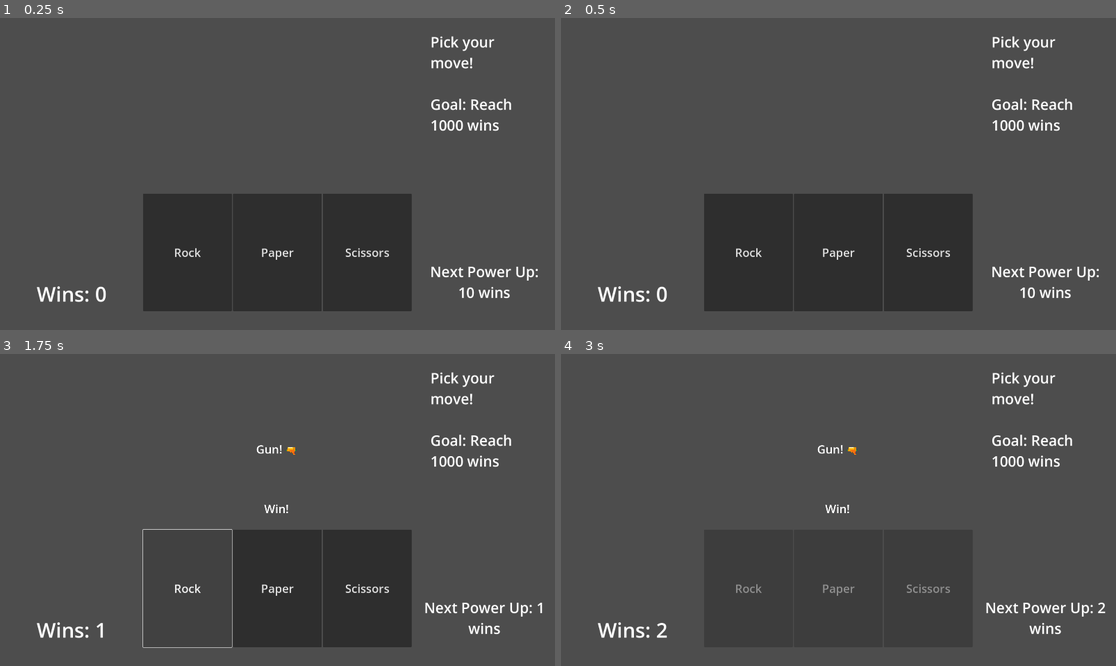
Above: before the commit, frames 1-4 (two rows, left to right).
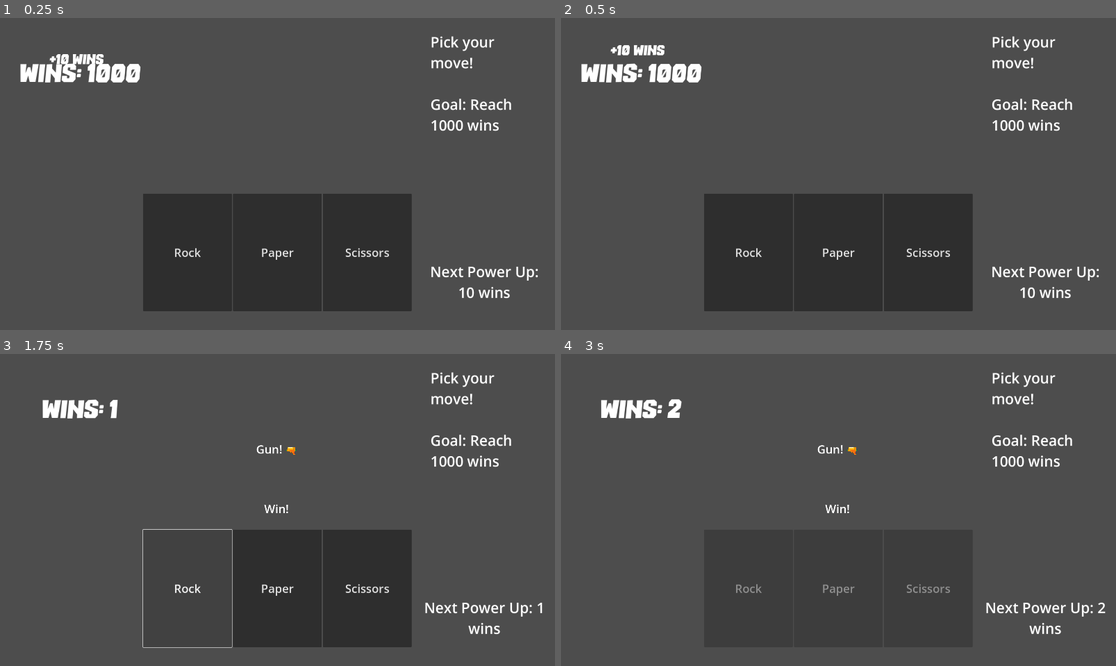
Above: after the commit, the same moments.

Repository: cinpear/rock-paper-scissors-shoot
Game: Godot game, scene res://control.tscn
Two runs of this game, one before a commit and one after it. Both use one fixed random seed, a clock stepped at 60 frames per second and the inputs below.
Inputs:
- Up to frame 1 (0.25 s): no input
- Up to frame 2 (0.5 s): no input
- Up to frame 3 (1.75 s): click "Rock" at 0.5 s; tap Enter at 1.25 s
- Up to frame 4 (3 s): click "Paper" at 2 s; click "5 +10% chance to make a tie a…" at 2.75 s

The runs differ from the first frame. In frame 1, 1.5% of the frame differs, in the area x 3-26%, y 11-92%; in frame 2, 1.5%, in the area x 3-26%, y 8-92%; in frame 3, 0.8%; in frame 4, 0.9%.

Commit message:
added an animation for number of wins

Diff:
--- a/control.tscn
+++ b/control.tscn
@@ -1,7 +1,93 @@
-[gd_scene load_steps=3 format=3 uid="uid://b7pfh5uv4qil7"]
+[gd_scene load_steps=7 format=3 uid="uid://b7pfh5uv4qil7"]
 
 [ext_resource type="Script" path="res://control.gd" id="1_l3qlv"]
 [ext_resource type="PackedScene" uid="uid://c222tr58xaie0" path="res://powerup.tscn" id="2_p1klo"]
+[ext_resource type="FontFile" uid="uid://b2ukv27mx647y" path="res://addons/The Bomb Sound Italic.ttf" id="2_v714o"]
+
+[sub_resource type="Animation" id="Animation_lgsrp"]
+resource_name = "winUpdate"
+length = 0.7
+tracks/0/type = "value"
+tracks/0/imported = false
+tracks/0/enabled = true
+tracks/0/path = NodePath(".:position")
+tracks/0/interp = 1
+tracks/0/loop_wrap = true
+tracks/0/keys = {
+"times": PackedFloat32Array(0, 0.466667, 0.6),
+"transitions": PackedFloat32Array(1, -461.439, 1),
+"update": 0,
+"values": [Vector2(150, 152), Vector2(150, 85), Vector2(150, 85)]
+}
+tracks/1/type = "value"
+tracks/1/imported = false
+tracks/1/enabled = true
+tracks/1/path = NodePath(".:visible")
+tracks/1/interp = 1
+tracks/1/loop_wrap = true
+tracks/1/keys = {
+"times": PackedFloat32Array(0, 0.133333, 0.566667, 0.6),
+"transitions": PackedFloat32Array(1, 0.366022, 0.68302, 12.1257),
+"update": 1,
+"values": [false, true, true, true]
+}
+tracks/2/type = "value"
+tracks/2/imported = false
+tracks/2/enabled = true
+tracks/2/path = NodePath(".:self_modulate")
+tracks/2/interp = 1
+tracks/2/loop_wrap = true
+tracks/2/keys = {
+"times": PackedFloat32Array(0, 0.133333, 0.6, 0.7),
+"transitions": PackedFloat32Array(1, 11.3137, 1, 0.00232266),
+"update": 0,
+"values": [Color(1, 1, 1, 0), Color(1, 1, 1, 1), Color(1, 1, 1, 1), Color(1, 1, 1, 0)]
+}
+
+[sub_resource type="Animation" id="Animation_jabyt"]
+length = 0.001
+tracks/0/type = "value"
+tracks/0/imported = false
+tracks/0/enabled = true
+tracks/0/path = NodePath(".:position")
+tracks/0/interp = 1
+tracks/0/loop_wrap = true
+tracks/0/keys = {
+"times": PackedFloat32Array(0),
+"transitions": PackedFloat32Array(1),
+"update": 0,
+"values": [Vector2(150, 152)]
+}
+tracks/1/type = "value"
+tracks/1/imported = false
+tracks/1/enabled = true
+tracks/1/path = NodePath(".:visible")
+tracks/1/interp = 1
+tracks/1/loop_wrap = true
+tracks/1/keys = {
+"times": PackedFloat32Array(0),
+"transitions": PackedFloat32Array(1),
+"update": 1,
+"values": [true]
+}
+tracks/2/type = "value"
+tracks/2/imported = false
+tracks/2/enabled = true
+tracks/2/path = NodePath(".:self_modulate")
+tracks/2/interp = 1
+tracks/2/loop_wrap = true
+tracks/2/keys = {
+"times": PackedFloat32Array(0),
+"transitions": PackedFloat32Array(1),
+"update": 0,
+"values": [Color(1, 1, 1, 1)]
+}
+
+[sub_resource type="AnimationLibrary" id="AnimationLibrary_lnc4s"]
+_data = {
+"RESET": SubResource("Animation_jabyt"),
+"winUpdate": SubResource("Animation_lgsrp")
+}
 
 [node name="Control" type="Node"]
 script = ExtResource("1_l3qlv")
@@ -62,14 +148,33 @@
 theme_override_font_sizes/font_size = 40
 text = "Scissors"
 
+[node name="updateLabel" type="Label" parent="game"]
+layout_mode = 0
+offset_left = 150.0
+offset_top = 152.0
+offset_right = 381.0
+offset_bottom = 211.0
+theme_override_fonts/font = ExtResource("2_v714o")
+theme_override_font_sizes/font_size = 50
+text = "+10 wins"
+horizontal_alignment = 1
+vertical_alignment = 1
+
+[node name="AnimationPlayer" type="AnimationPlayer" parent="game/updateLabel"]
+libraries = {
+"": SubResource("AnimationLibrary_lnc4s")
+}
+autoplay = "winUpdate"
+
 [node name="Label" type="Label" parent="game"]
 layout_mode = 0
-offset_left = 36.0
-offset_top = 905.0
-offset_right = 461.0
-offset_bottom = 1005.0
-theme_override_font_sizes/font_size = 70
-text = "Wins: 0"
+offset_left = 64.0
+offset_top = 152.0
+offset_right = 489.0
+offset_bottom = 240.0
+theme_override_fonts/font = ExtResource("2_v714o")
+theme_override_font_sizes/font_size = 90
+text = "Wins: 1000"
 horizontal_alignment = 1
 vertical_alignment = 1
 
Binary file added: addons/The Bomb Sound Italic.ttf
Not shown, added: addons/The Bomb Sound Italic.ttf.import
